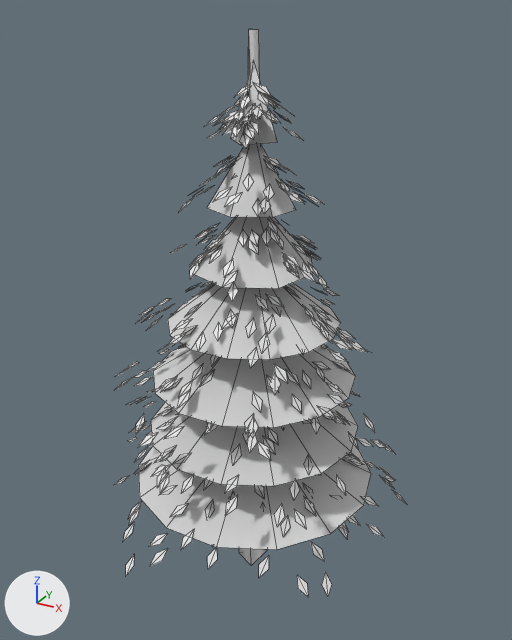
What one commit did to the FBX model Assets/_Pofi/Resources/Env/t_pine1/t_pine1.fbx.
Both versions are drawn from a 50 mm lens placed at (0.655, -1.18, 1.014), pointed at (-0.004, 0.017, 0.415). Arrows for +X, +Y and +Z are at lower left; the lights stay in place. The older version comes first. Mesh edges are drawn as thin lines. Where no turn or scale is listed for an object, it has been applied to the vertices.

In view in the first picture: 'model'.
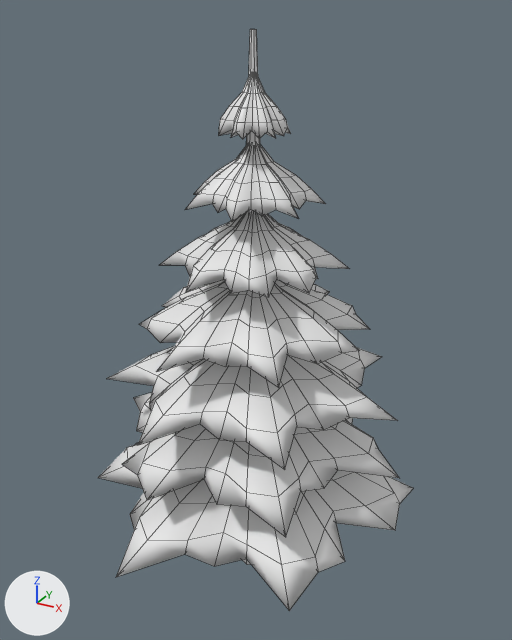
Location of each change, (x1, y1, x2, y2) in pixels of the pictures (512 x 640 px):
'model', reshaped (8% wider)
    before: (114, 29, 406, 596)
    after: (98, 29, 413, 611)
part 1 of me_pi_trunk_001, rebuilt
    before: (151, 402, 358, 486)
    after: (122, 393, 399, 537)
part 2 of me_pi_trunk_001, rebuilt
    before: (168, 283, 341, 360)
    after: (139, 280, 370, 388)
part 3 of me_pi_trunk_001, rebuilt
    before: (138, 444, 371, 550)
    after: (98, 418, 413, 611)
part 4 of me_pi_trunk_001, rebuilt
    before: (153, 346, 356, 428)
    after: (106, 346, 398, 470)
part 5 of me_pi_trunk_001, rebuilt
    before: (195, 217, 314, 289)
    after: (160, 211, 349, 297)
part 6 of me_pi_trunk_001, rebuilt (58% wider)
    before: (207, 144, 296, 218)
    after: (185, 144, 326, 222)
part 7 of me_pi_trunk_001, rebuilt
    before: (239, 29, 268, 565)
    after: (243, 29, 260, 565)
part 8 of me_pi_trunk_001, rebuilt
    before: (231, 66, 277, 145)
    after: (218, 77, 291, 139)
part 9 of me_pi_trunk_001, deleted
    before: (114, 82, 406, 596)

What the commit changed:
me_pi_trunk_001 is used by ob_model.
me_pi_trunk_001 had 7371 vertices, 1100 faces and spanned x -0.371..0.345, y -0.38..0.364, z -0.2..0.98.
me_pi_trunk_001 now has 822 vertices, 996 faces and spans x -0.338..0.338, y -0.387..0.387, z -0.2..0.98.
me_pi_trunk_001 part 1: the loose piece of 15 vertices spanning x -0.23..0.23, y -0.224..0.224, z 0.173..0.313 is rebuilt with 114 vertices and now spans x -0.336..0.336, y -0.302..0.302, z 0.144..0.303.
me_pi_trunk_001 part 2: the loose piece of 15 vertices spanning x -0.18..0.18, y -0.175..0.175, z 0.42..0.56 is rebuilt with 114 vertices and now spans x -0.234..0.234, y -0.26..0.26, z 0.407..0.55.
me_pi_trunk_001 part 3: the loose piece of 15 vertices spanning x -0.266..0.266, y -0.259..0.259, z 0.05..0.19 is rebuilt with 114 vertices and now spans x -0.338..0.338, y -0.387..0.387, z 0.013..0.18.
me_pi_trunk_001 part 4: the loose piece of 15 vertices spanning x -0.218..0.218, y -0.212..0.212, z 0.297..0.437 is rebuilt with 114 vertices and now spans x -0.29..0.322, y -0.314..0.314, z 0.276..0.427.
me_pi_trunk_001 part 5: the loose piece of 9 vertices spanning x -0.12..0.12, y -0.124..0.124, z 0.536..0.683 is rebuilt with 114 vertices and now spans x -0.173..0.173, y -0.183..0.183, z 0.538..0.673.
me_pi_trunk_001 part 6: the loose piece of 7 vertices spanning x -0.074..0.074, y -0.091..0.091, z 0.656..0.807 is rebuilt with 114 vertices and now spans x -0.139..0.125, y -0.136..0.136, z 0.67..0.797.
me_pi_trunk_001 part 7: the loose piece of 6 vertices spanning x -0.035..0.02, y -0.035..0.034, z -0.2..0.98 is rebuilt with 24 vertices and now spans x -0.035..0.035, y -0.035..0.035, z -0.2..0.98.
me_pi_trunk_001 part 8: the loose piece of 5 vertices spanning x -0.05..0.05, y -0.046..0.046, z 0.786..0.93 is rebuilt with 114 vertices and now spans x -0.069..0.063, y -0.067..0.067, z 0.801..0.92.
me_pi_trunk_001 part 9: 510 loose pieces with 2040 vertices, spanning x -0.335..0.337, y -0.38..0.343, z -0.003..0.894, are deleted.
Other edits to the shape of me_pi_trunk_001 do not show in these pictures.
